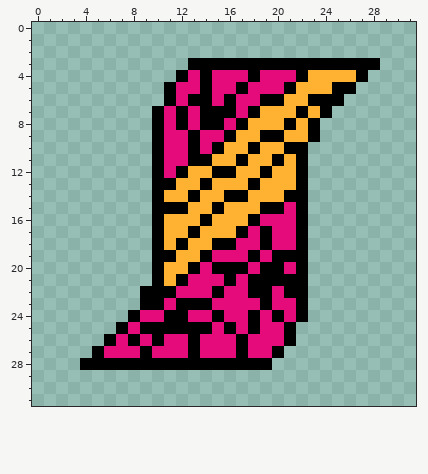
Pixel-art sprite: slayer/Assets/Images/onis_4/silkAttack.png. This is how it looked before the edit.
The file is 32x32 pixels.
After:
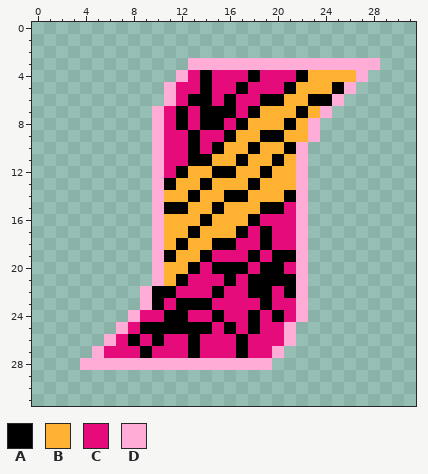
Palette (. is transparent): A #000000  B #ffb232  C #e60b7b  D #ffacd7
The exact change:
Changed rows in their new state; - is an unchanged pixel.
first column x 4:
 3 ---------DDDDDDDDDDDDDDDD
 4 --------D--------------D-
 5 -------D--------------D--
 6 -------D-------------D---
 7 ------D-------------D----
 8 ------D------------D-----
 9 ------D------------D-----
10 ------D-----------D------
11 ------D-----------D------
12 ------D-----------D------
13 ------D-----------D------
14 ------D-----------D------
15 ------D-----------D------
16 ------D-----------D------
17 ------D-----------D------
18 ------D-----------D------
19 ------D-----------D------
20 ------D-----------D------
21 ------D-----------D------
22 -----D------------D------
23 -----D------------D------
24 ----D-------------D------
25 ---D-------------D-------
26 --D--------------D-------
27 -D--------------D--------
28 DDDDDDDDDDDDDDDD---------
